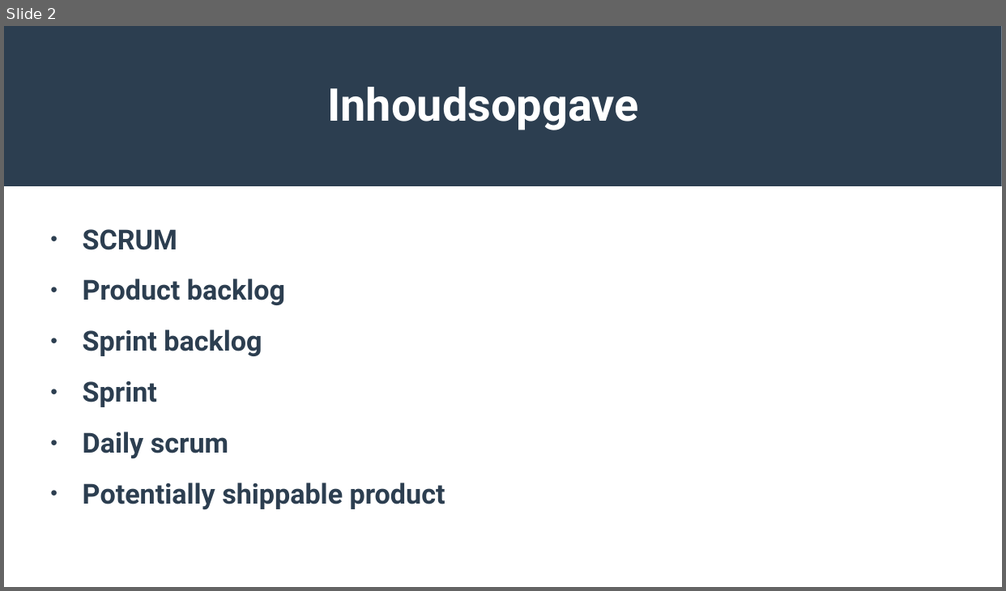
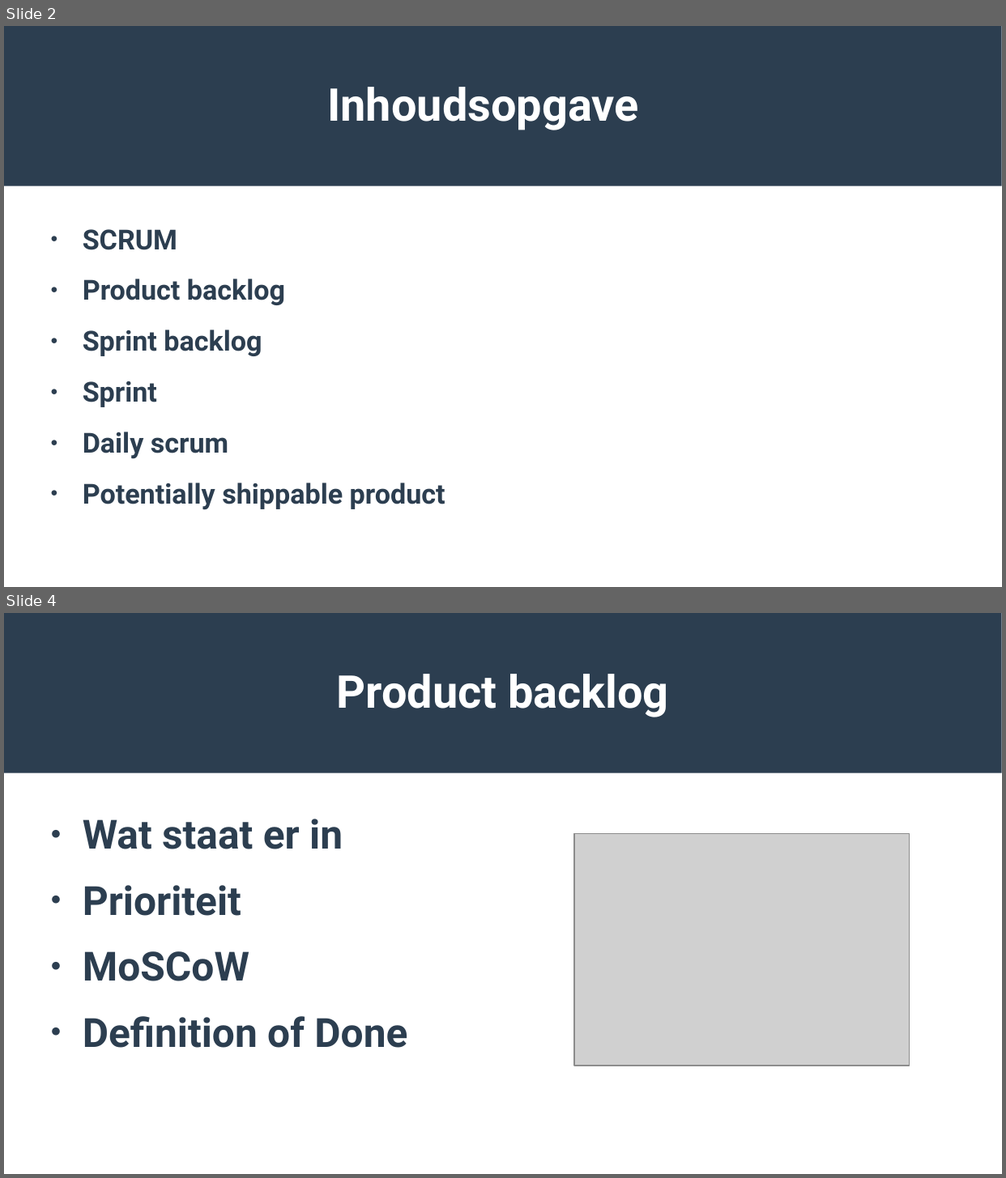
Before and after one commit to KaasKop97/bordspel, a slide deck: SCRUM files/SCRUM Presentatie/SCRUM presentatie.pptx. Shown one above the other, each under a label of ours: slide 2 before the commit, slides 2 and 4 after it; the slides between them are not shown. The pictures are 1006x591 and 1006x1178 pixels, drawn with LibreOffice and Linux fonts; fonts in the diff are those of the drawing; grey boxes stand for pictures. Boxes give left, top, right and bottom in pixels: in the first picture for what was removed or moved away, otherwise in the second. Text is boxed around its words. In the diff, an @@ line names an element or a change of style, - is before the commit and + after.

```diff
--- a/SCRUM files/SCRUM Presentatie/SCRUM presentatie.pptx
+++ b/SCRUM files/SCRUM Presentatie/SCRUM presentatie.pptx
@@ slide 4 added at box(4, 613, 1002, 1174), background #FFFFFF; not listed: 1 template element that a slide beside it also shows @@
@@ text added at box(337, 674, 669, 717), 36 pt, text #FFFFFF, bold @@
+Product backlog
@@ text added at box(83, 819, 407, 1048), 32 pt, text #2C3E50, bold @@
+● Wat staat er in
+● Prioriteit
+● MoSCoW
+● Definition of Done
@@ picture added at box(574, 834, 910, 1066) @@
```
Also in this commit, not shown: 3 slides changed, 4 other slides added, 4 slides removed, 1 other file.
